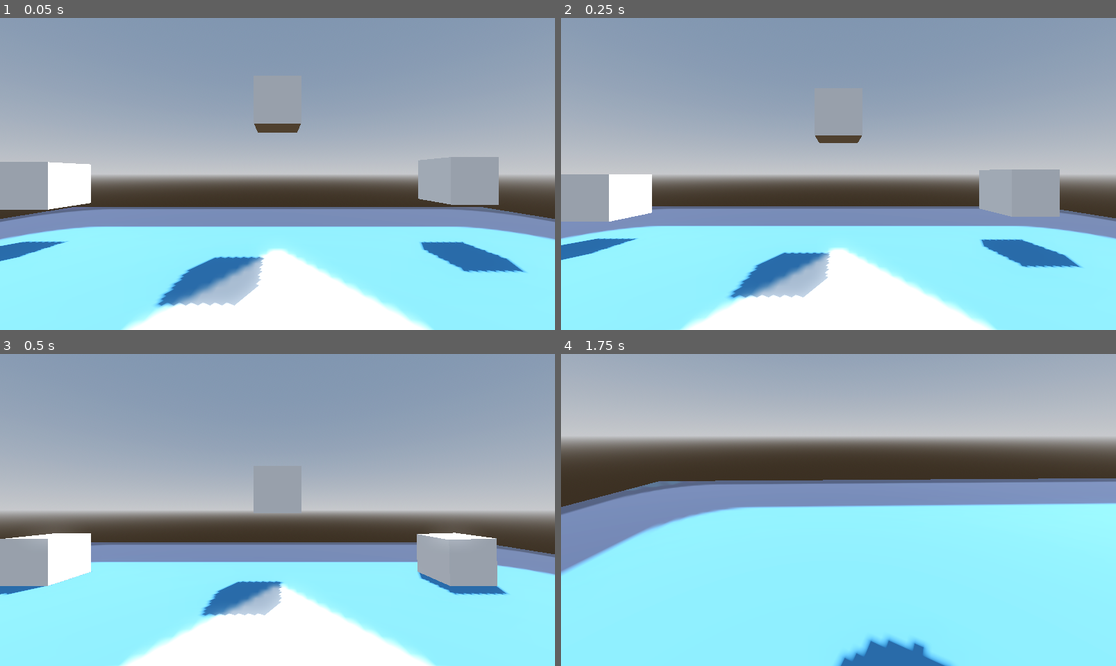
Above: before the commit, frames 1-4 (two rows, left to right).
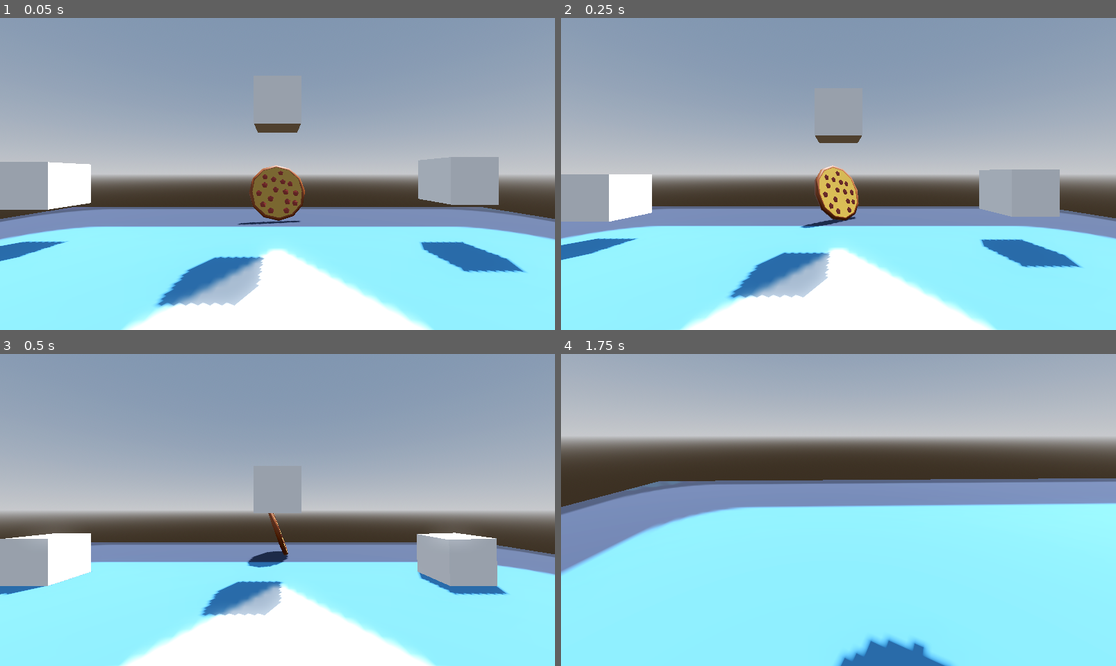
Above: after the commit, the same moments.

Repository: MattCharles/Dreams
Game: Godot game, scene res://Scenes/test.tscn
The game is run twice, just before and just after one commit, with the same random seed, the same clock (stepped at 60 frames per second) and the same inputs. The engine's default icon, where the game draws it, is replaced by a stand-in: a white triangle on a blue panel in a dark square.
Inputs (mouse positions are in pixels of both pictures, inside the frame that each line leads up to):
- Up to frame 1 (0.05 s): no input
- Up to frame 2 (0.25 s): no input
- Up to frame 3 (0.5 s): no input
- Up to frame 4 (1.75 s): move the mouse to (960, 494) at 0.52 s; hold D (right) 0.53-1.28 s; click (960, 494) at 0.67 s; tap Space (jump) at 0.77, 1.52 s; move the mouse to (810, 510) at 1.27 s; hold W (forward) from 1.28 s (still down)

The runs differ from the first frame. In frame 1, 1.4% of the frame differs, in the area x 42-55%, y 47-67%; in frame 2, 1.1%; in frame 3, 0.4%; in frame 4, nothing differs.

Commit message:
we can move pizza

Diff:
--- a/Assets/pizza/spinningpizza.tscn
+++ b/Assets/pizza/spinningpizza.tscn
@@ -1,6 +1,9 @@
-[gd_scene load_steps=5 format=3 uid="uid://bi8kun25nhp4y"]
+[gd_scene load_steps=6 format=3 uid="uid://bi8kun25nhp4y"]
 
 [ext_resource type="PackedScene" uid="uid://cl2htts5lbsq7" path="res://Assets/raw/pepperoni_pizza.glb" id="1_aq0sq"]
+
+[sub_resource type="SphereShape3D" id="SphereShape3D_vqpes"]
+radius = 1.059
 
 [sub_resource type="Animation" id="Animation_k4cto"]
 resource_name = "PizzaSpin"
@@ -49,12 +52,20 @@
 
 [node name="SpinningPizza" type="Node3D"]
 
-[node name="Pivot" type="Marker3D" parent="."]
+[node name="RigidBody3D" type="RigidBody3D" parent="."]
+transform = Transform3D(1, 0, 0, 0, 1, -2.98023e-08, 0, 2.98023e-08, 1, 0, 0, -2.98023e-08)
 
-[node name="pepperoni_pizza" parent="Pivot" instance=ExtResource("1_aq0sq")]
-transform = Transform3D(1, 0, 0, 0, 0.34202, -0.939693, 0, 0.939693, 0.34202, 0, 1, 0)
+[node name="CollisionShape3D" type="CollisionShape3D" parent="RigidBody3D"]
+transform = Transform3D(1, 0, 0, 0, 1, 0, 0, 0, 1, 0.24221, 1.09363, -0.0556774)
+shape = SubResource("SphereShape3D_vqpes")
 
-[node name="AnimationPlayer" type="AnimationPlayer" parent="Pivot/pepperoni_pizza"]
+[node name="Pivot" type="Marker3D" parent="RigidBody3D"]
+transform = Transform3D(1, 0, 0, 0, 1, 2.98023e-08, 0, -2.98023e-08, 1, 0, 8.88178e-16, 2.98023e-08)
+
+[node name="pepperoni_pizza" parent="RigidBody3D/Pivot" instance=ExtResource("1_aq0sq")]
+transform = Transform3D(1, 0, 0, 0, 0.342021, -0.939693, 0, 0.939693, 0.342021, 0, 1, 0)
+
+[node name="AnimationPlayer" type="AnimationPlayer" parent="RigidBody3D/Pivot/pepperoni_pizza"]
 autoplay = "PizzaSpin"
 libraries = {
 "": SubResource("AnimationLibrary_32p2v")
--- a/Scenes/test.tscn
+++ b/Scenes/test.tscn
@@ -1,7 +1,8 @@
-[gd_scene load_steps=12 format=3 uid="uid://clmwgwuwj8lbv"]
+[gd_scene load_steps=13 format=3 uid="uid://clmwgwuwj8lbv"]
 
 [ext_resource type="Texture2D" uid="uid://b1o626fbt63m2" path="res://icon.svg" id="1_tm4xg"]
 [ext_resource type="PackedScene" uid="uid://chkkys4p7l1vq" path="res://Scenes/Player.tscn" id="2_c6i2x"]
+[ext_resource type="PackedScene" uid="uid://bi8kun25nhp4y" path="res://Assets/pizza/spinningpizza.tscn" id="3_molt8"]
 
 [sub_resource type="ProceduralSkyMaterial" id="ProceduralSkyMaterial_7rkdn"]
 sky_horizon_color = Color(0.64625, 0.65575, 0.67075, 1)
@@ -82,3 +83,6 @@
 skeleton = NodePath("../..")
 
 [node name="Player" parent="." instance=ExtResource("2_c6i2x")]
+
+[node name="SpinningPizza" parent="." instance=ExtResource("3_molt8")]
+transform = Transform3D(1, 0, 0, 0, 1, 0, 0, 0, 1, 0, 0, -7.1899)
